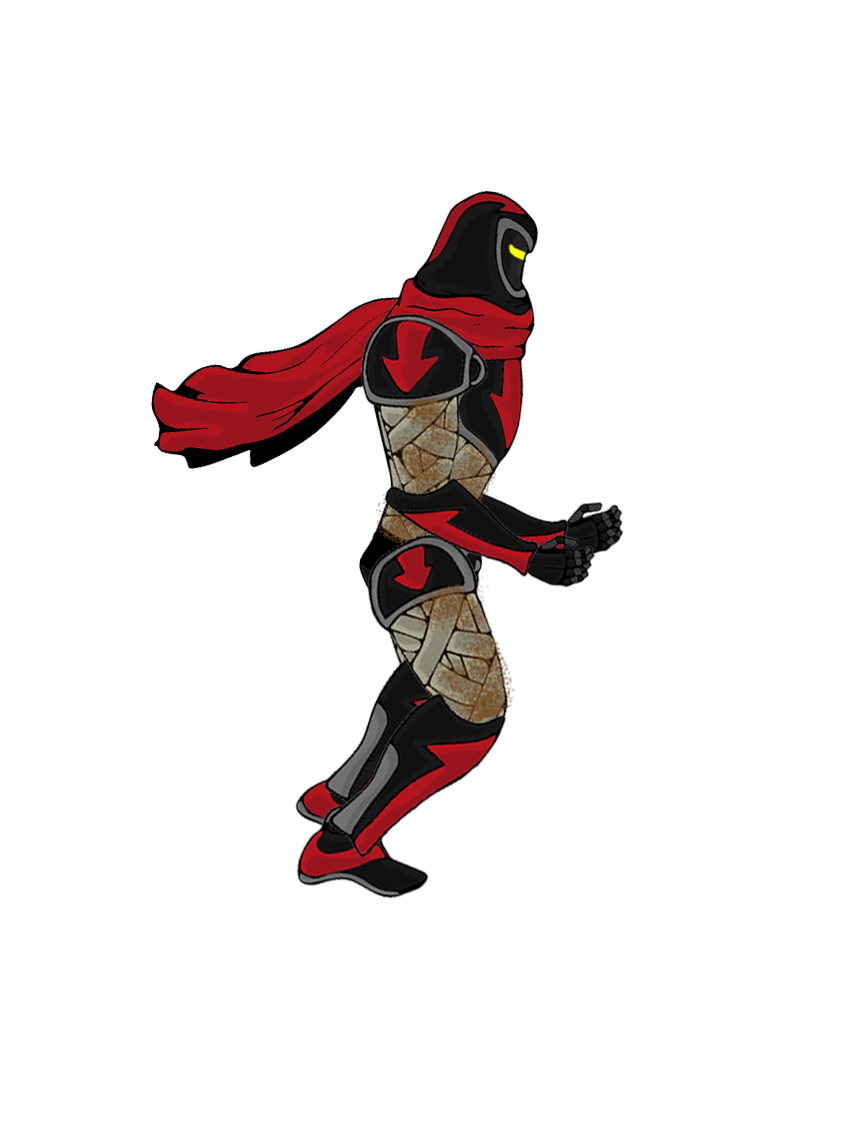
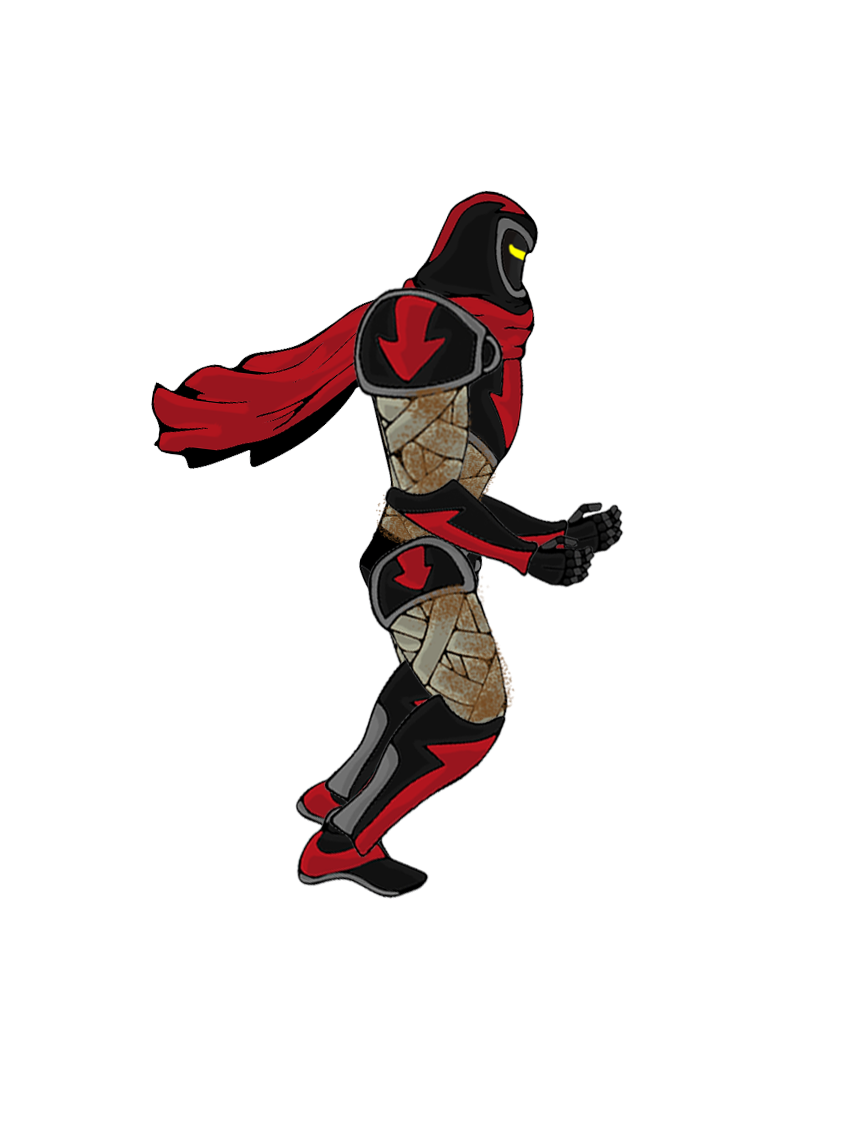
The second 851×1134 image is a revision of the first. Changes to its layers:
painted on "Bicep" over box(352, 286, 505, 495)
